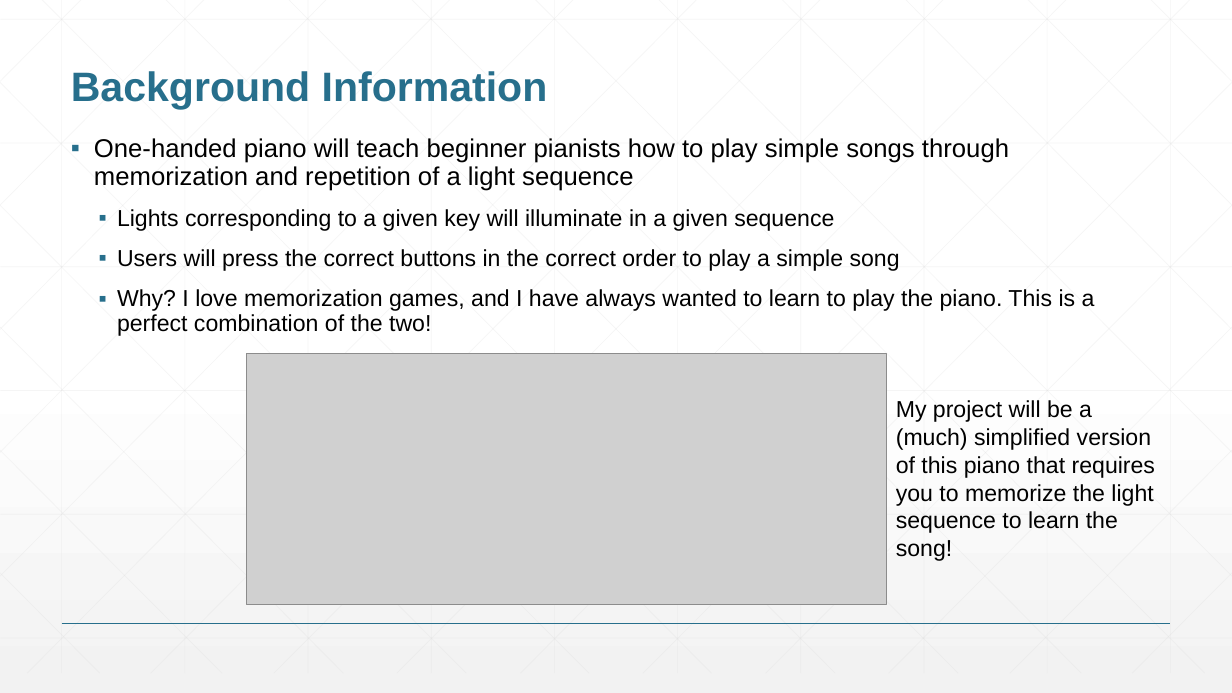
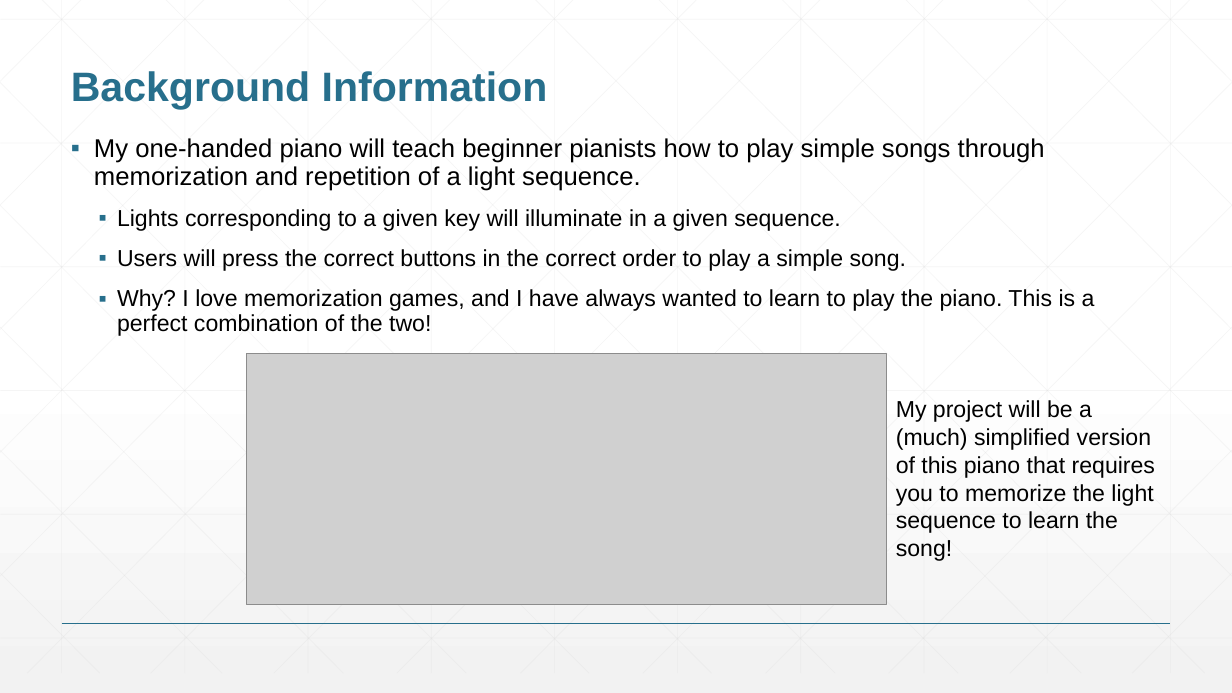
Before and after one commit to svm4/ENGI301, a slide deck: slide 2 of project_01/docs/McGill_ENGI301_project_01_proposal.pptx. Drawn at 1232x693 pixels with LibreOffice and Linux fonts; fonts in the diff are those of the drawing; grey boxes stand for pictures. Boxes give left, top, right and bottom in pixels: in the first picture for what was removed or moved away, otherwise in the second. Text is boxed around its words. In the diff, an @@ line names an element or a change of style, - is before the commit and + after.

```diff
--- a/project_01/docs/McGill_ENGI301_project_01_proposal.pptx
+++ b/project_01/docs/McGill_ENGI301_project_01_proposal.pptx
@@ text at box(94, 138, 1045, 271): text changed @@
-▪ One-handed piano will teach beginner pianists how to play simple songs through memorization and repetition of a light sequence
-  ▪ Lights corresponding to a given key will illuminate in a given sequence
-  ▪ Users will press the correct buttons in the correct order to play a simple song
+▪ My one-handed piano will teach beginner pianists how to play simple songs through memorization and repetition of a light sequence.
+  ▪ Lights corresponding to a given key will illuminate in a given sequence.
+  ▪ Users will press the correct buttons in the correct order to play a simple song.
```
Also in this commit, not shown: 4 other slides changed, 1 slide added, 1 slide removed.
